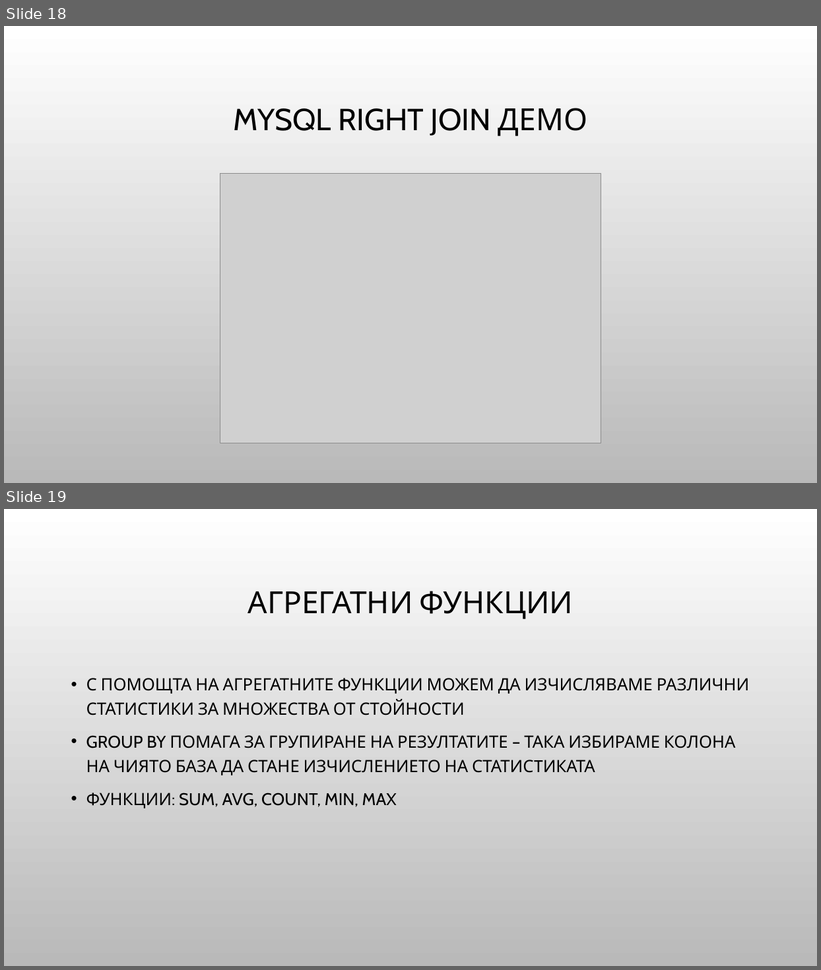
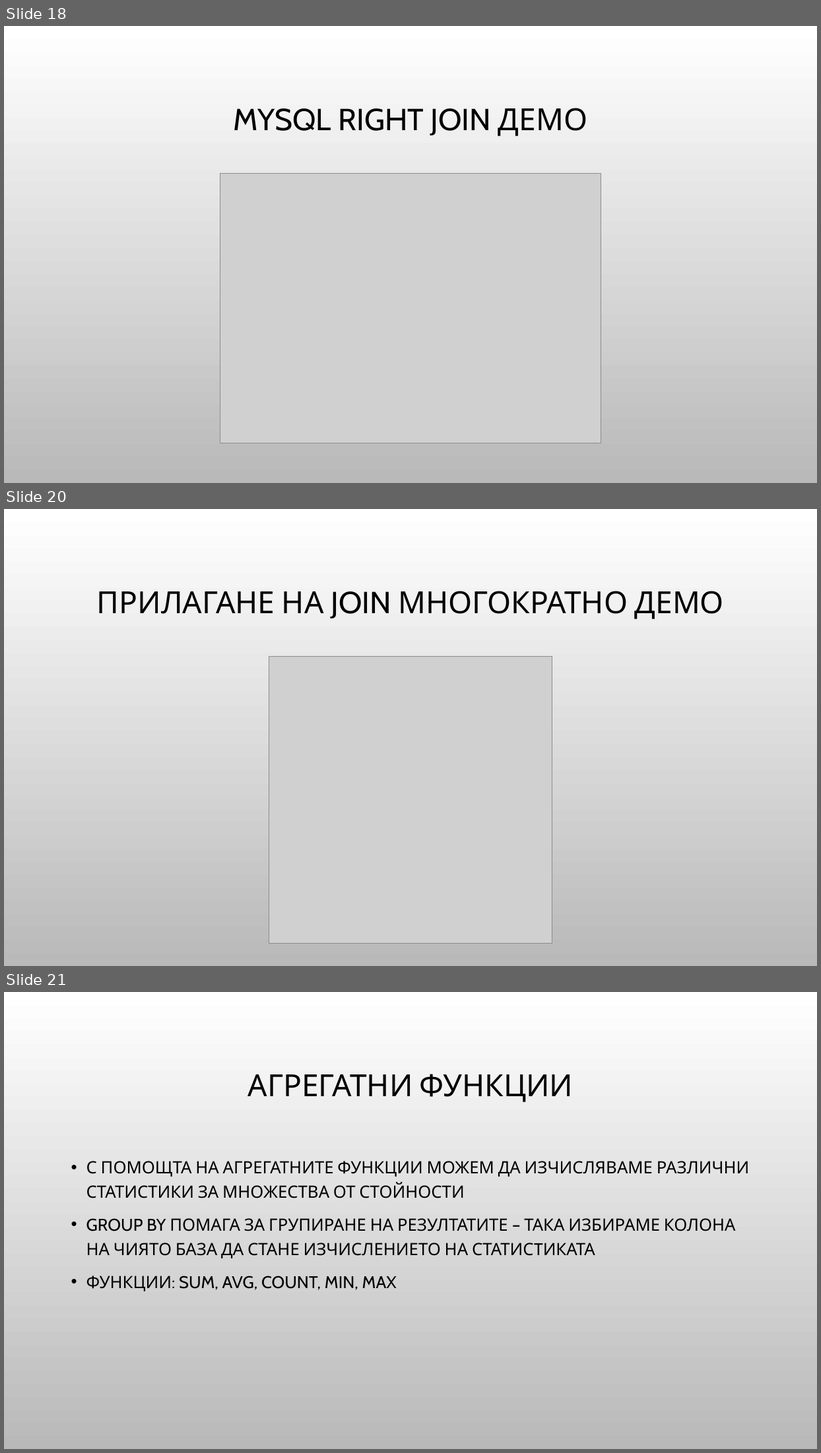
Before and after one commit to Bilyukov/php-mysql-course, a slide deck: 10.advanced-mysql.pptx. Shown one above the other, each under a label of ours: slides 18 and 19 before the commit, slides 18, 20 and 21 after it; the slides between them are not shown. The pictures are 821x970 and 821x1453 pixels, drawn with LibreOffice and Linux fonts; fonts in the diff are those of the drawing; grey boxes stand for pictures; background and template pictures are left out. Boxes give left, top, right and bottom in pixels: in the first picture for what was removed or moved away, otherwise in the second. Text is boxed around its words. In the diff, an @@ line names an element or a change of style, - is before the commit and + after.

```diff
--- a/10.advanced-mysql.pptx
+++ b/10.advanced-mysql.pptx
@@ slide 20 added at bbox=[4, 509, 817, 966], background picture (left out) @@
@@ title added at bbox=[97, 591, 725, 619], 36 pt, text #000000 @@
+ПРИЛАГАНЕ НА JOIN МНОГОКРАТНО ДЕМО
@@ picture added at bbox=[269, 657, 552, 944] @@
@@ what was slide 19 is now slide 21 @@
```
Also in this commit, not shown: 1 other slide added, 6 other files.
